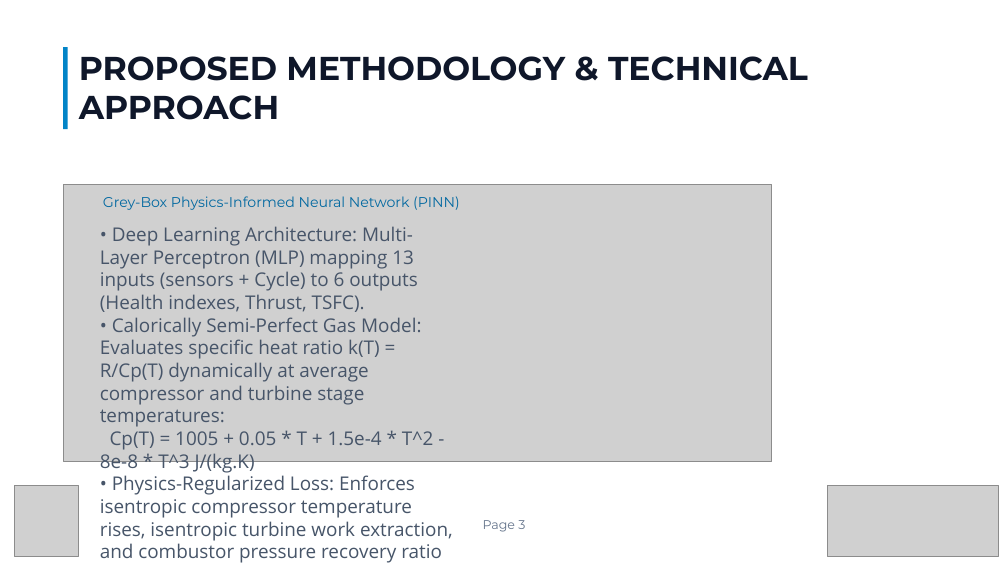
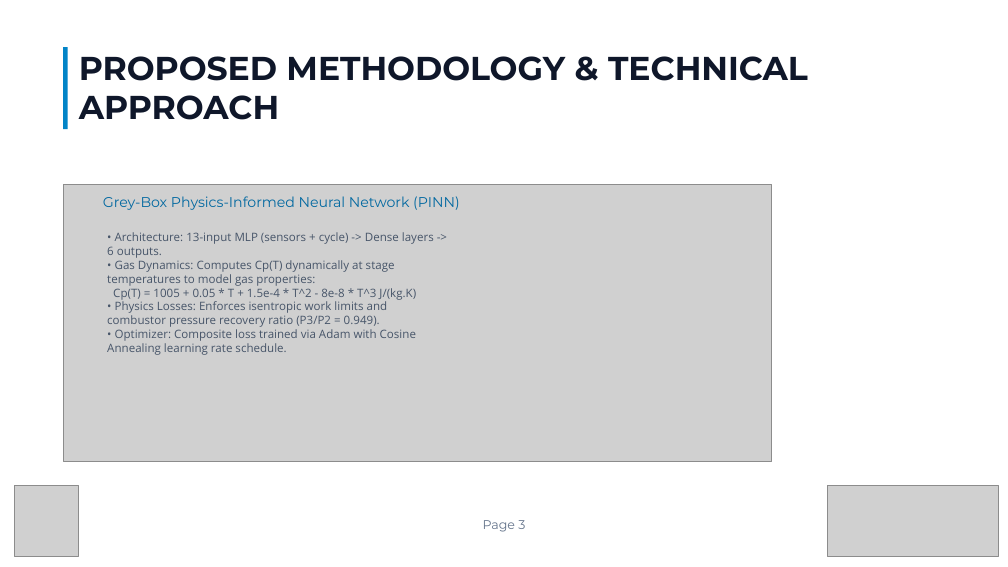
Before and after one commit to SudaisFarooq/Aerothon, a slide deck: slide 4 of 6a45efcfcf7a7_IIT_Indore-HAL_Hackathon_Template.pptx. Drawn at 1008x567 pixels with LibreOffice and Linux fonts; fonts in the diff are those of the drawing; grey boxes stand for pictures; background and template pictures are left out. Boxes give left, top, right and bottom in pixels: in the first picture for what was removed or moved away, otherwise in the second. Text is boxed around its words. In the diff, an @@ line names an element or a change of style, - is before the commit and + after.

```diff
--- a/6a45efcfcf7a7_IIT_Indore-HAL_Hackathon_Template.pptx
+++ b/6a45efcfcf7a7_IIT_Indore-HAL_Hackathon_Template.pptx
@@ text at <box>107,232,434,286</box>: text changed; size 18 to 11 pt @@
-• Deep Learning Architecture: Multi-Layer Perceptron (MLP) mapping 13 inputs (sensors + Cycle) to 6 outputs (Health indexes, Thrust, TSFC).
-• Calorically Semi-Perfect Gas Model: Evaluates specific heat ratio k(T) = R/Cp(T) dynamically at average compressor and turbine stage temperatures:
+• Architecture: 13-input MLP (sensors + cycle) -> Dense layers -> 6 outputs.
+• Gas Dynamics: Computes Cp(T) dynamically at stage temperatures to model gas properties:
@@ text at <box>113,288,416,300</box>: size 18 to 11 pt in "Cp(T) = 1005 + 0.05 * T ..." @@
@@ text at <box>107,301,416,355</box>: text changed; size 18 to 11 pt @@
-• Physics-Regularized Loss: Enforces isentropic compressor temperature rises, isentropic turbine work extraction, and combustor pressure recovery ratio (P3/P2 = 0.949).
-• Multi-Objective Optimization: Formulates loss as a combination of data loss, empirical health checks, and Brayton cycle constraints.
+• Physics Losses: Enforces isentropic work limits and combustor pressure recovery ratio (P3/P2 = 0.949).
+• Optimizer: Composite loss trained via Adam with Cosine Annealing learning rate schedule.
```
Also in this commit, not shown: 7 other slides changed.
